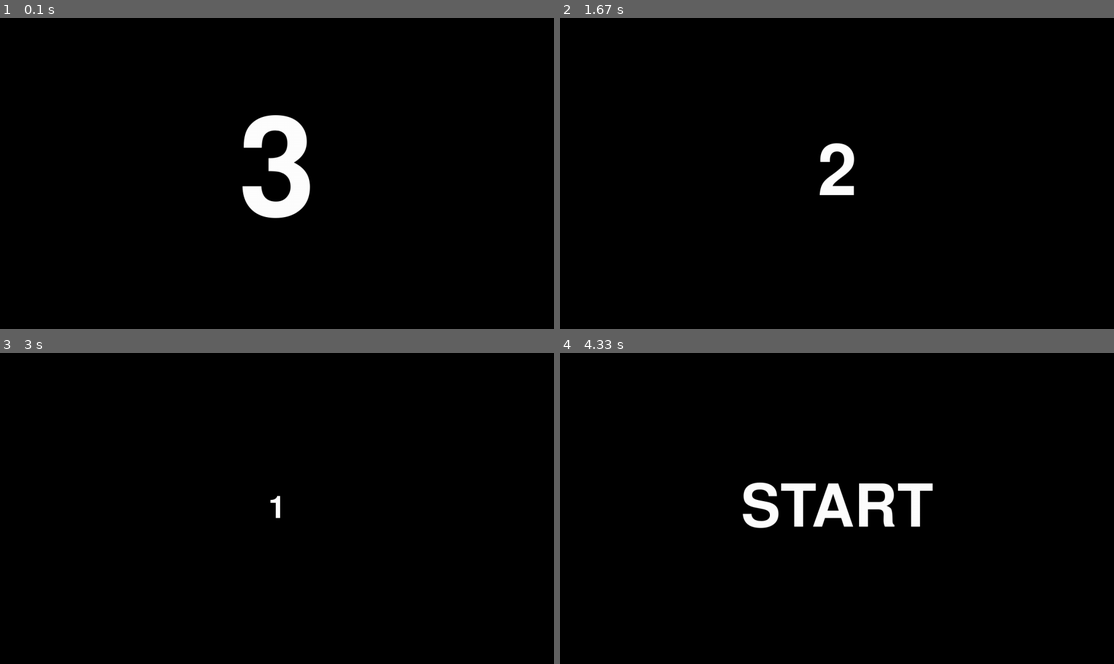
Above: before the commit, frames 1-4 (two rows, left to right).
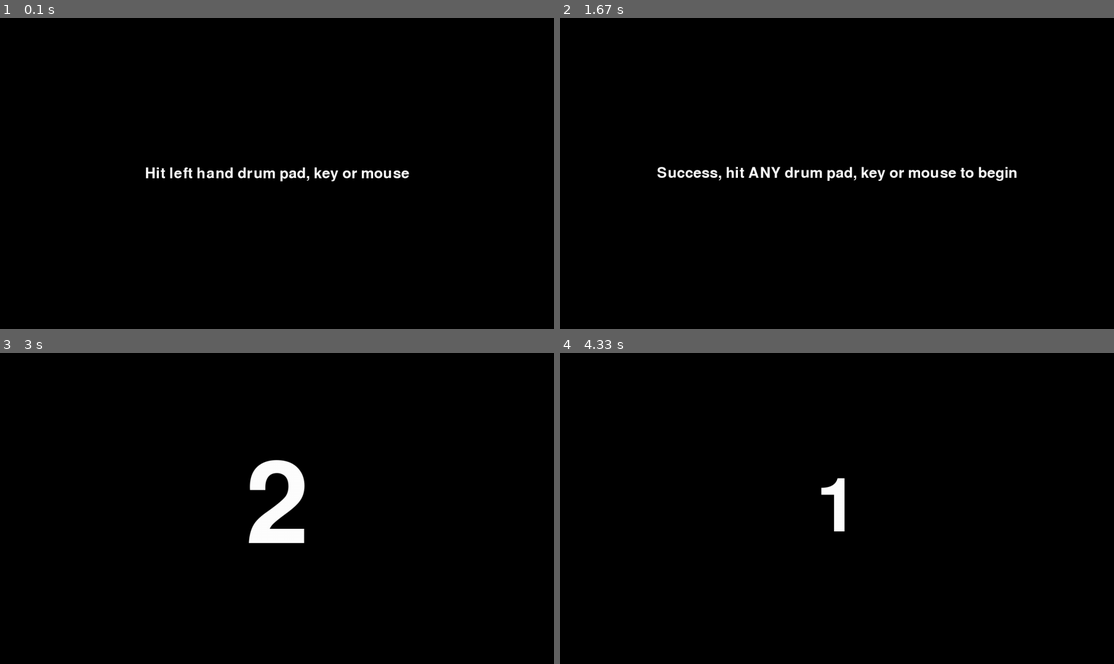
Above: after the commit, the same moments.

Repository: HetorusNL/reaction_timer
Game: pygame game, started from __main__.py
The game is run twice, just before and just after one commit, with the same random seed, the same clock (stepped at 60 frames per second) and the same inputs.
Inputs (mouse positions are in pixels of both pictures, inside the frame that each line leads up to):
- Up to frame 1 (0.1 s): no input
- Up to frame 2 (1.67 s): click (837, 173) at 0.38 s; click (837, 195) at 0.72 s; click (665, 126) at 1.05 s; click (1041, 282) at 1.38 s
- Up to frame 3 (3 s): click (288, 402) at 1.72 s
- Up to frame 4 (4.33 s): no input

The runs differ from the first frame. In frame 1, 2.9% of the frame differs, in the area x 26-74%, y 31-65%; in frame 2, 1.6%; in frame 3, 1.6%; in frame 4, 2.4%.

Commit message:
added keyboard/mouse triggers; added left/right triggers; added trigger mapping

Diff:
--- a/__main__.py
+++ b/__main__.py
@@ -6,8 +6,8 @@
 
 
 def main():
-    rt = ReactionTimer()
-    rt.run()
+    _reaction_timer = ReactionTimer()
+    _reaction_timer.run()
 
 
 if __name__ == "__main__":
--- a/reaction_timer/pygame_visual.py
+++ b/reaction_timer/pygame_visual.py
@@ -8,42 +8,139 @@
 
 
 class PygameVisual(object):
-    def __init__(self):
+    def __init__(self, pygame_audio):
         LOG.debug("initializing PygameVisual")
+        self.pygame_audio = pygame_audio
         pygame.init()
         self.width = 1280
         self.height = 720
         self.pg_screen = pygame.display.set_mode((1280, 720), pygame.RESIZABLE)
-        self.last_color = (0, 0, 0)
-        self._countdown_finished = False
-        self.countdown_time = 3
+        self.last_color = None
+        self.last_display_trigger = None
+        self._initialize_finished = None
+        self._initialize_states = None
+        self._initialize_state = None
+        self._midi_events = None
+        self._key_events = None
+        self._mouse_events = None
+        self._trigger = None
+        self._countdown_finished = None
+        self.countdown_time = None
+        self.prev_cntdwn_time = None
+        self._which_trigger = None
+        # initialize / cleanup by using _reset function
+        self._reset()
+
+    def initialize_finished(self):
+        return self._initialize_finished
+
+    def run_initialize(self):
+        # state machine that runs through the initialization / mapping sequence
+        current_state = self._initialize_states[self._initialize_state]
+        self._draw_text(current_state["text"], 50)
+        func = current_state["func"]
+        # check for midi/keyboard/mouse events for left trigger
+        processed = False
+        processed = func(self._midi_events, "midi", processed)
+        processed = func(self._key_events, "keyboard", processed)
+        processed = func(self._mouse_events, "mouse", processed)
+        return processed and self._initialize_finished
+
+    def _get_left(self, buffer, trigger_type, processed):
+        if len(buffer) > 0 and not processed:
+            self._trigger["left"]["type"] = trigger_type
+            self._trigger["left"]["trigger"] = buffer[0]
+            self._initialize_state = "get_left_again"
+            buffer.remove(buffer[0])
+            return True
+        return processed
+
+    def _get_left_again(self, buffer, trigger_type, processed):
+        if len(buffer) > 0 and not processed:
+            if self._trigger["left"]["type"] == trigger_type:
+                if self._trigger["left"]["trigger"] == buffer[0]:
+                    self._initialize_state = "get_right"
+                else:
+                    self._initialize_state = "get_left"
+            else:
+                self._initialize_state = "get_left"
+            buffer.remove(buffer[0])
+            return True
+        return processed
+
+    def _get_right(self, buffer, trigger_type, processed):
+        if len(buffer) > 0 and not processed:
+            self._trigger["right"]["type"] = trigger_type
+            self._trigger["right"]["trigger"] = buffer[0]
+            self._initialize_state = "get_right_again"
+            buffer.remove(buffer[0])
+            return True
+        return processed
+
+    def _get_right_again(self, buffer, trigger_type, processed):
+        if len(buffer) > 0 and not processed:
+            if self._trigger["right"]["type"] == trigger_type:
+                if self._trigger["right"]["trigger"] == buffer[0]:
+                    self._initialize_state = "any_to_start"
+                else:
+                    self._initialize_state = "get_right"
+            else:
+                self._initialize_state = "get_right"
+            buffer.remove(buffer[0])
+            return True
+        return processed
+
+    def _any_to_start(self, buffer, trigger_type, processed):
+        _ = trigger_type
+        while len(buffer) > 0:
+            buffer.remove(buffer[0])
+            self._initialize_finished = True
+            processed = True
+        return processed
 
     def countdown_finished(self):
         return self._countdown_finished
 
     def run_countdown(self, time_delta):
         self.countdown_time -= time_delta
+        # play audio if changing between countdown numbers and at start
         value = math.ceil(self.countdown_time)
+        if value != self.prev_cntdwn_time:
+            self.prev_cntdwn_time = value
+            self.pygame_audio.play_sound()
+
         if value <= 0:
             LOG.info("countdown completed")
             # reset countdown_time for future countdowns
             self.countdown_time = 3
             self._countdown_finished = True
-            self._draw_text("START", 0.25)
-            return True
-
-        self._draw_text(value, self.countdown_time % 1)
+            self._draw_text("START", int(400 * 0.25 + 100))
+            return True
+
+        self._draw_text(value, int(400 * (self.countdown_time % 1) + 100))
         return False
 
     def process_event_loop(self):
         result = {}
         for event in pygame.event.get():
-            if (
-                event.type == pygame.KEYDOWN and event.key == pygame.K_ESCAPE
-            ) or event.type == pygame.QUIT:
+            if event.type == pygame.KEYDOWN and event.key == pygame.K_ESCAPE:
                 result["shutdown"] = True
+            elif event.type == pygame.QUIT:
+                result["shutdown"] = True
+            elif event.type == pygame.KEYDOWN:
+                if self.initialize_finished():
+                    trigger = self._trigger[self._which_trigger]
+                    if trigger["type"] == "keyboard":
+                        if trigger["trigger"] == event.key:
+                            result["strike"] = True
+                else:
+                    self._key_events.append(event.key)
             elif event.type == pygame.MOUSEBUTTONDOWN:
-                result["strike"] = True
+                if self.initialize_finished():
+                    if self._trigger[self._which_trigger]["type"] == "mouse":
+                        result["strike"] = True
+                else:
+                    self._mouse_events.append(None)
             elif event.type == pygame.VIDEORESIZE:
                 self.pg_screen = pygame.display.set_mode(
                     (event.w, event.h), pygame.RESIZABLE
@@ -51,20 +148,86 @@
                 self.width = event.w
                 self.height = event.h
                 # make sure to make the screen the same color as it was
-                self.set_screen_color(self.last_color)
+                if self.last_display_trigger:
+                    self.display_trigger(self.last_display_trigger)
+                else:
+                    self.set_screen_color(self.last_color)
 
         return result
+
+    def set_trigger(self, which_trigger):
+        self._which_trigger = which_trigger
+
+    def display_trigger(self, color):
+        self.set_screen_color((0, 0, 0))
+        self.last_display_trigger = color
+        if self._which_trigger == "left":
+            left = int(self.width / 8)
+        elif self._which_trigger == "right":
+            left = int(self.width * 5 / 8)
+        else:
+            LOG.error("display_trigger called ith no valid _which_trigger!")
+            return
+        top = int(self.height / 4)
+        width = int(self.width / 4)
+        height = int(self.height / 2)
+        LOG.debug(f"generated square at: ({left}, {top}), ({width}, {height})")
+        LOG.debug(f"color: {color}")
+
+        rect = pygame.Rect((left, top), (width, height))
+        # rect = pygame.Rect((80, 18), (32, 36))
+        self.pg_screen.fill(color, rect)
+        pygame.display.update()
 
     def set_screen_color(self, color):
         self.last_color = color
+        self.last_display_trigger = None
         self.pg_screen.fill(color)
         pygame.display.update()
 
     def _draw_text(self, text, size):
-        font = Font(None, int(400 * size + 100))
+        font = Font(None, size)
         text = font.render(str(text), True, (255, 255, 255))
         text_rect = text.get_rect()
         text_rect.center = (self.width / 2, self.height / 2)
         self.pg_screen.fill((0, 0, 0))
         self.pg_screen.blit(text, text_rect)
         pygame.display.update()
+
+    def _reset(self):
+        self.last_color = (0, 0, 0)
+        self._initialize_finished = False
+        self._initialize_states = {
+            "get_left": {
+                "func": self._get_left,
+                "text": "Hit left hand drum pad, key or mouse",
+            },
+            "get_left_again": {
+                "func": self._get_left_again,
+                "text": "Hit left hand drum pad, key or mouse again",
+            },
+            "get_right": {
+                "func": self._get_right,
+                "text": "Hit right hand drum pad, key or mouse",
+            },
+            "get_right_again": {
+                "func": self._get_right_again,
+                "text": "Hit right hand drum pad, key or mouse again",
+            },
+            "any_to_start": {
+                "func": self._any_to_start,
+                "text": "Success, hit ANY drum pad, key or mouse to begin",
+            },
+        }
+        self._initialize_state = "get_left"
+        self._midi_events = []
+        self._key_events = []
+        self._mouse_events = []
+        self._trigger = {
+            "left": {"type": None, "trigger": None},
+            "right": {"type": None, "trigger": None},
+        }
+        self._countdown_finished = False
+        self.countdown_time = 3
+        self.prev_cntdwn_time = 4
+        self._which_trigger = None
--- a/reaction_timer/reaction_timer.py
+++ b/reaction_timer/reaction_timer.py
@@ -23,7 +23,7 @@
 
         # first initialize PygameAudio!
         self.pygame_audio = PygameAudio()
-        self.pygame_visual = PygameVisual()
+        self.pygame_visual = PygameVisual(self.pygame_audio)
 
     def run(self):
         logging.info("starting ReactionTimer run loop")
@@ -46,10 +46,14 @@
             if self.triggered:
                 self._strike()
 
-        # make sure that the countdown of pygame is finished
+        # make sure that the initialization of pygame_visual
+        if not self.pygame_visual.initialize_finished():
+            if not self.pygame_visual.run_initialize():
+                return
+
+        # make sure that the countdown of pygame_visual is finished
         if not self.pygame_visual.countdown_finished():
-            finished = self.pygame_visual.run_countdown(time_delta)
-            if not finished:
+            if not self.pygame_visual.run_countdown(time_delta):
                 return
 
         # make sure we have a trigger
@@ -74,8 +78,12 @@
         self.trigger_time = time.time()
         self.triggered = True
 
+        # set the left/right trigger in pygame_visual (pick one from set)
+        which_trigger = ("left", "right")[random.randint(0, 1)]
+        self.pygame_visual.set_trigger(which_trigger)
+
         # filling the screen with white
-        self.pygame_visual.set_screen_color((255, 255, 255))
+        self.pygame_visual.display_trigger((255, 255, 255))
 
         # add audible click (metronome)
         self.pygame_audio.play_sound()
